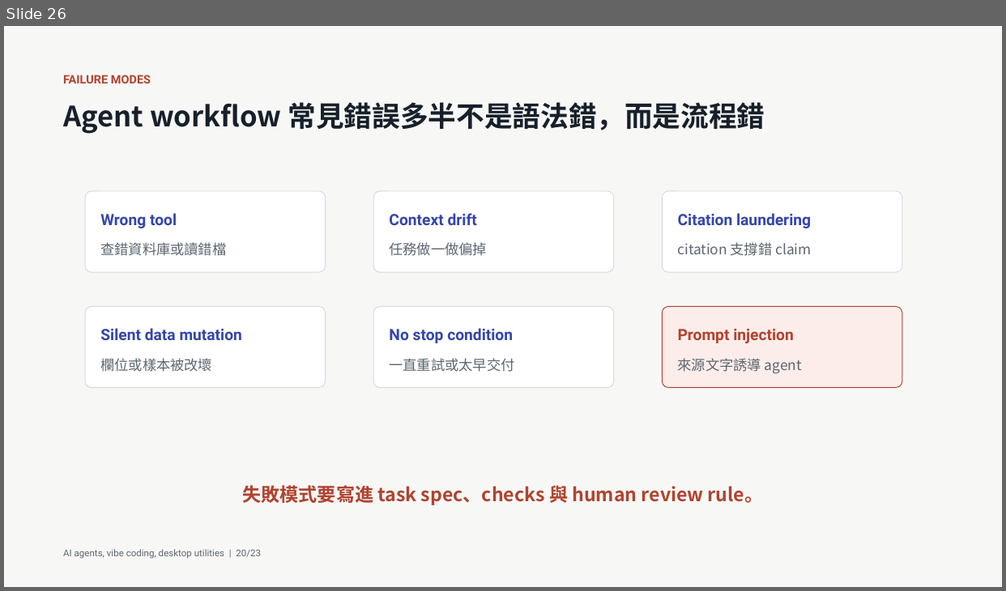
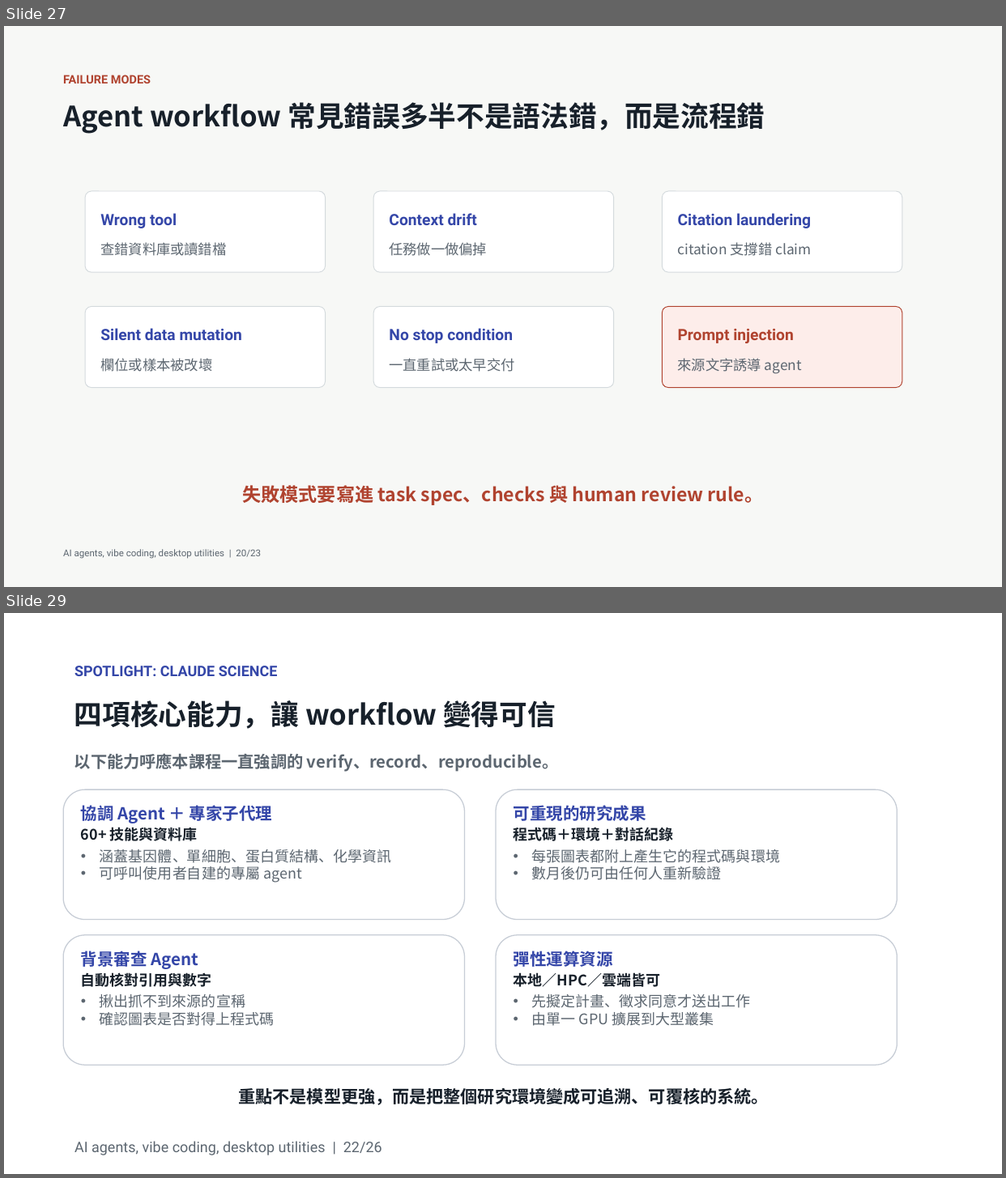
Before and after one commit to godkin1211/LLM_applications_on_BioMedicalData, a slide deck: slides/lesson-02-ai-agents-vibe-coding-desktop-utilities-animated.pptx. Shown one above the other, each under a label of ours: slide 26 before the commit, slides 27 and 29 after it; the slides between them are not shown. The pictures are 1006x591 and 1006x1178 pixels, drawn with LibreOffice and Linux fonts; fonts in the diff are those of the drawing. Boxes give left, top, right and bottom in pixels: in the first picture for what was removed or moved away, otherwise in the second. Text is boxed around its words. In the diff, an @@ line names an element or a change of style, - is before the commit and + after.

```diff
--- a/slides/lesson-02-ai-agents-vibe-coding-desktop-utilities-animated.pptx
+++ b/slides/lesson-02-ai-agents-vibe-coding-desktop-utilities-animated.pptx
@@ slide 29 added at box(4, 613, 1002, 1174), background #FFFFFF @@
@@ text added at box(74, 666, 278, 676), 14 pt, text #3446A8, bold @@
+SPOTLIGHT: CLAUDE SCIENCE
@@ text added at box(74, 700, 556, 729), 27 pt, text #17202A, bold @@
+四項核心能力，讓 workflow 變得可信
@@ text added at box(74, 753, 558, 772), 15.8 pt, text #5C6670, bold @@
+以下能力呼應本課程一直強調的 verify、record、reproducible。
@@ rounded rectangle added at box(63, 790, 464, 920), fill #FFFFFF, outline #C7CDD6 1 pt, 14 pt, text #5C6670 @@
+協調 Agent ＋ 專家子代理
+60+ 技能與資料庫
+• 涵蓋基因體、單細胞、蛋白質結構、化學資訊
+• 可呼叫使用者自建的專屬 agent
@@ rounded rectangle added at box(496, 790, 897, 920), fill #FFFFFF, outline #C7CDD6 1 pt, 14 pt, text #5C6670 @@
+可重現的研究成果
+程式碼＋環境＋對話紀錄
+• 每張圖表都附上產生它的程式碼與環境
+• 數月後仍可由任何人重新驗證
@@ rounded rectangle added at box(63, 935, 464, 1066), fill #FFFFFF, outline #C7CDD6 1 pt, 14 pt, text #5C6670 @@
+背景審查 Agent
+自動核對引用與數字
+• 揪出抓不到來源的宣稱
+• 確認圖表是否對得上程式碼
@@ rounded rectangle added at box(496, 935, 897, 1066), fill #FFFFFF, outline #C7CDD6 1 pt, 14 pt, text #5C6670 @@
+彈性運算資源
+本地／HPC／雲端皆可
+• 先擬定計畫、徵求同意才送出工作
+• 由單一 GPU 擴展到大型叢集
@@ text added at box(239, 1088, 769, 1105), 16.5 pt, text #17202A, bold @@
+重點不是模型更強，而是把整個研究環境變成可追溯、可覆核的系統。
@@ text added at box(74, 1141, 382, 1156), 14 pt, text #5C6670 @@
+AI agents, vibe coding, desktop utilities | 22/26
@@ what was slide 26 is now slide 27 @@
```
Also in this commit, not shown: 3 slides changed, 3 other slides added, 4 other files.
